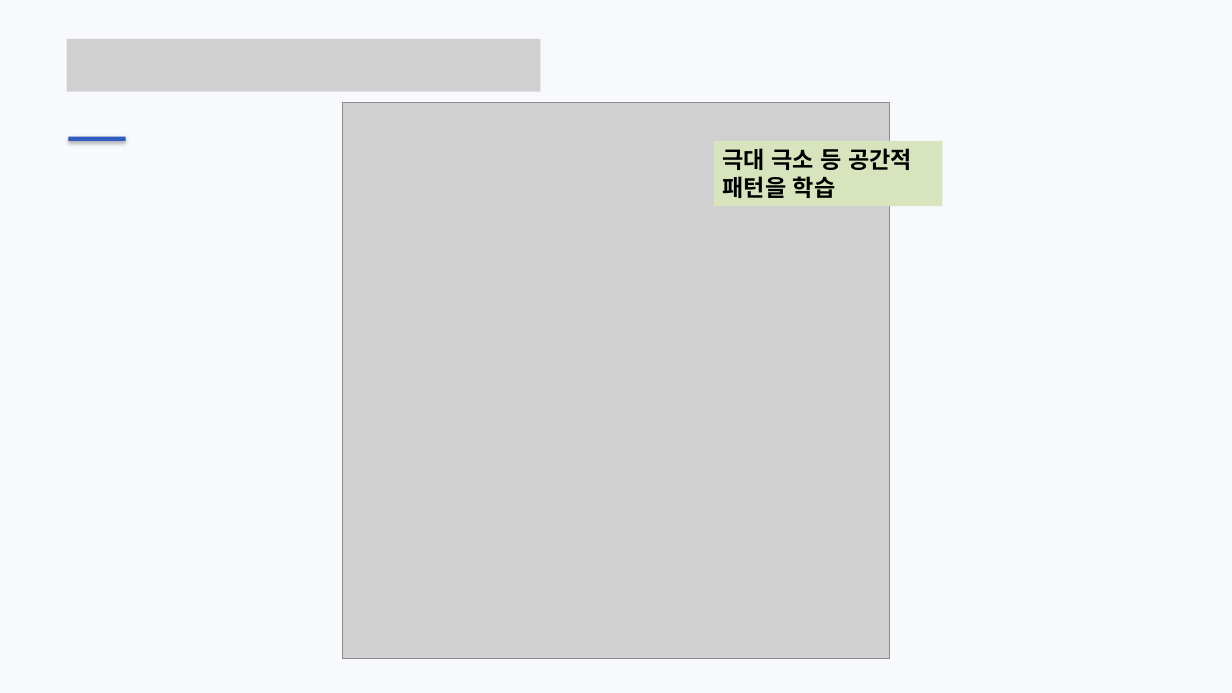
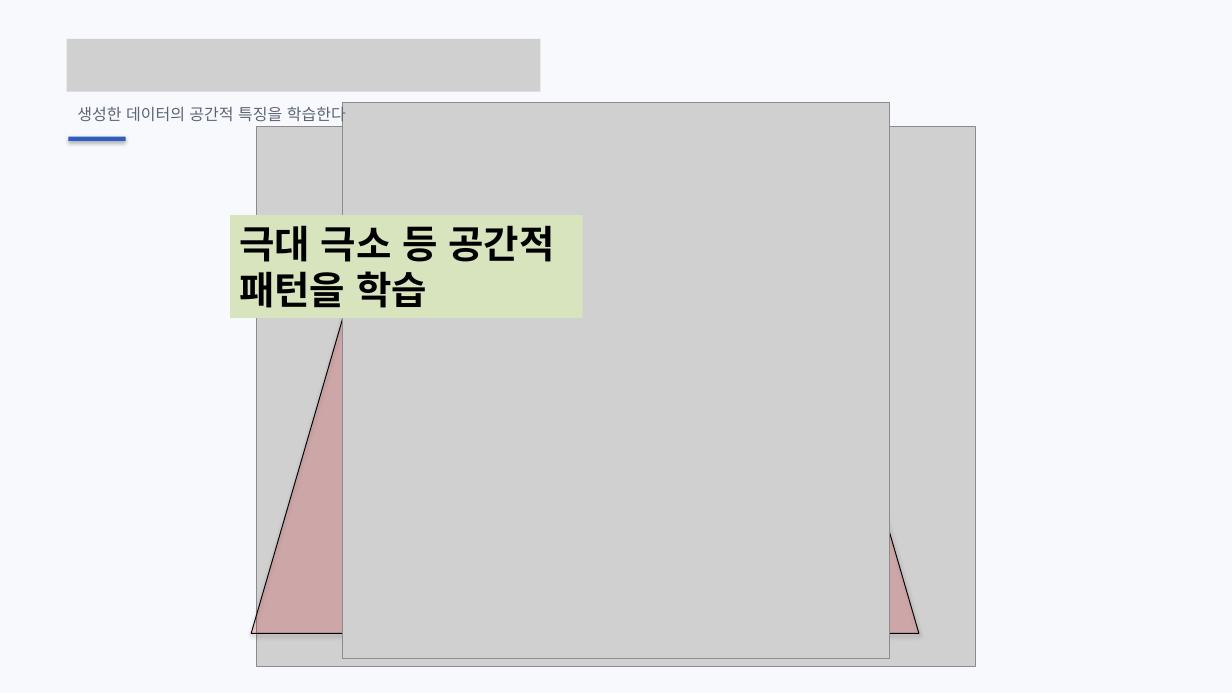
Before and after one commit to ohyunu525/KK-AI, a slide deck: slide 25 of Documents/보고서 파일.pptx (slide 34 before the commit). Drawn at 1232x693 pixels with LibreOffice and Linux fonts; fonts in the diff are those of the drawing; grey boxes stand for pictures. Boxes give left, top, right and bottom in pixels: in the first picture for what was removed or moved away, otherwise in the second. Text is boxed around its words. In the diff, an @@ line names an element or a change of style, - is before the commit and + after.

```diff
--- a/Documents/보고서 파일.pptx
+++ b/Documents/보고서 파일.pptx
@@ text added at [77,104,346,125], 12.5 pt, text #5C6574 @@
+생성한 데이터의 공간적 특징을 학습한다
@@ picture added at [256,127,976,666] @@
@@ trapezoid added at [251,184,920,634], fill #FF0000 at 15% opacity, outline #000000 0.75 pt @@
@@ line added from (376, 190) to (790, 190), #FF0000 2 pt @@
@@ line added from (376, 191) to (790, 191), #FF0000 2 pt @@
@@ line added from (379, 190) to (794, 190), #FF0000 2 pt @@
@@ line added from (379, 191) to (794, 191), #FF0000 2 pt @@
@@ rectangle "극대 극소 등 공간적 패턴을 ...": place and size @@
-rectangle "극대 극소 등 공간적 패턴을 ..." at [714,140,943,206]
+rectangle "극대 극소 등 공간적 패턴을 ..." at [230,215,583,318]
@@ rectangle "극대 극소 등 공간적 패턴을 ..." at [230,215,583,318]: size 18 to 30 pt @@
```
Also in this commit, not shown: 4 other slides changed, 5 slides added, 11 slides removed, 1 other file.
